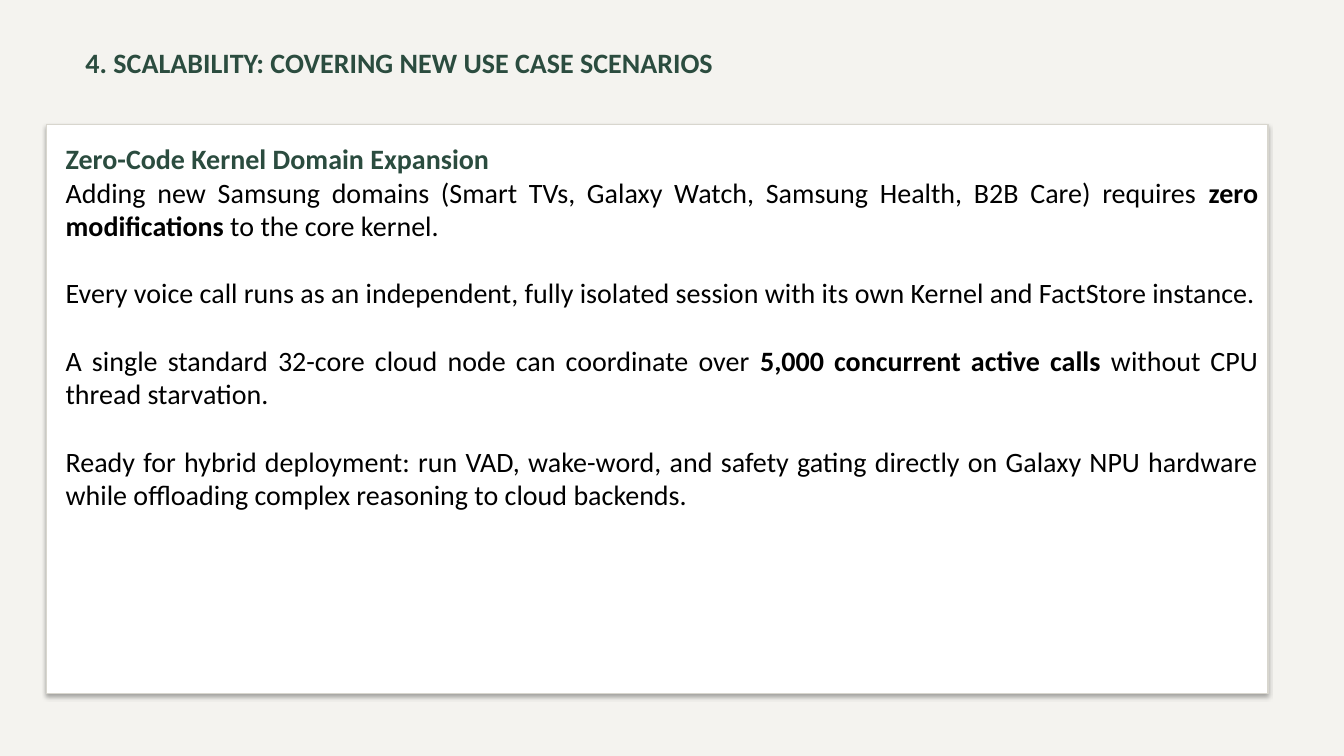
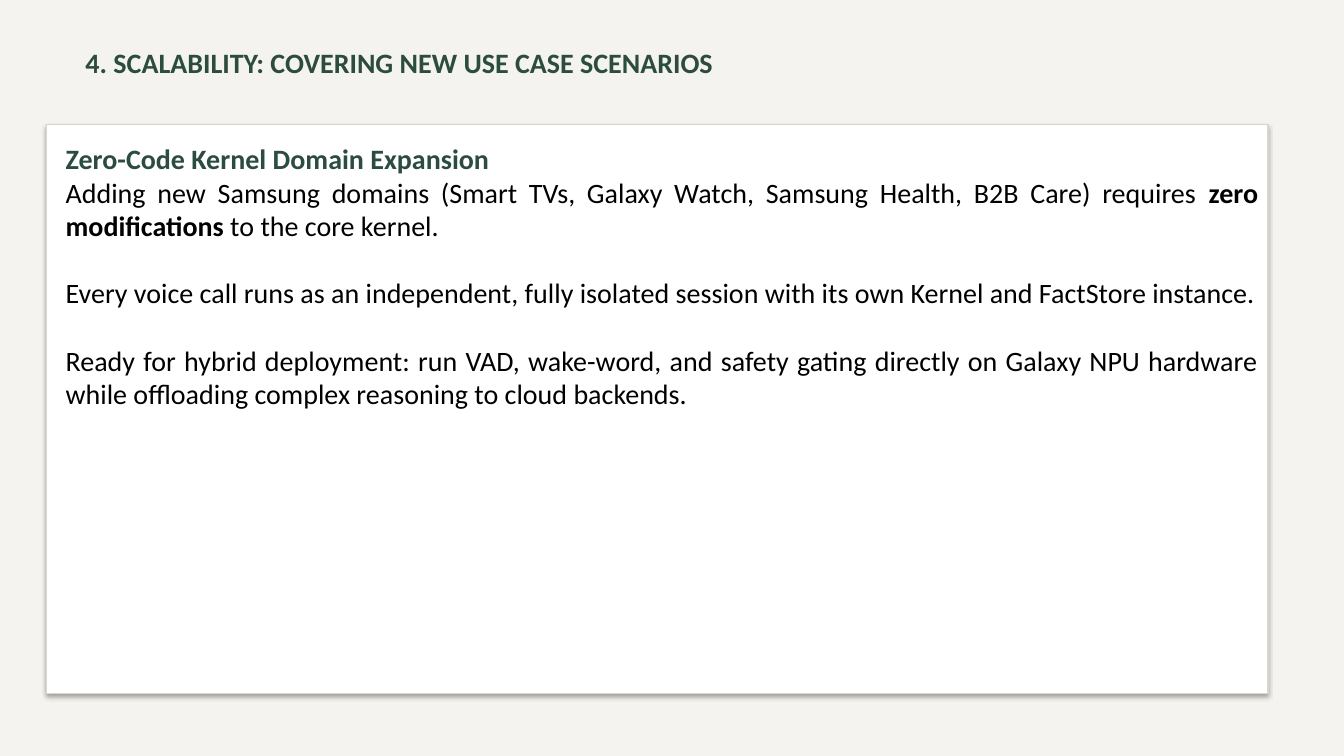
Before and after one commit to AdithyaSanthosh-P/Janus, a slide deck: slide 10 of VITVellore_AICA.pptx. Drawn at 1344x756 pixels with LibreOffice and Linux fonts; fonts in the diff are those of the drawing. Boxes give left, top, right and bottom in pixels: in the first picture for what was removed or moved away, otherwise in the second. Text is boxed around its words. In the diff, an @@ line names an element or a change of style, - is before the commit and + after.

```diff
--- a/VITVellore_AICA.pptx
+++ b/VITVellore_AICA.pptx
@@ text at [66,351,1257,405]: paragraph removed @@
-A single standard 32-core cloud node can coordinate over 5,000 concurrent active calls without CPU thread starvation.
```
Also in this commit, not shown: 7 other slides changed.
